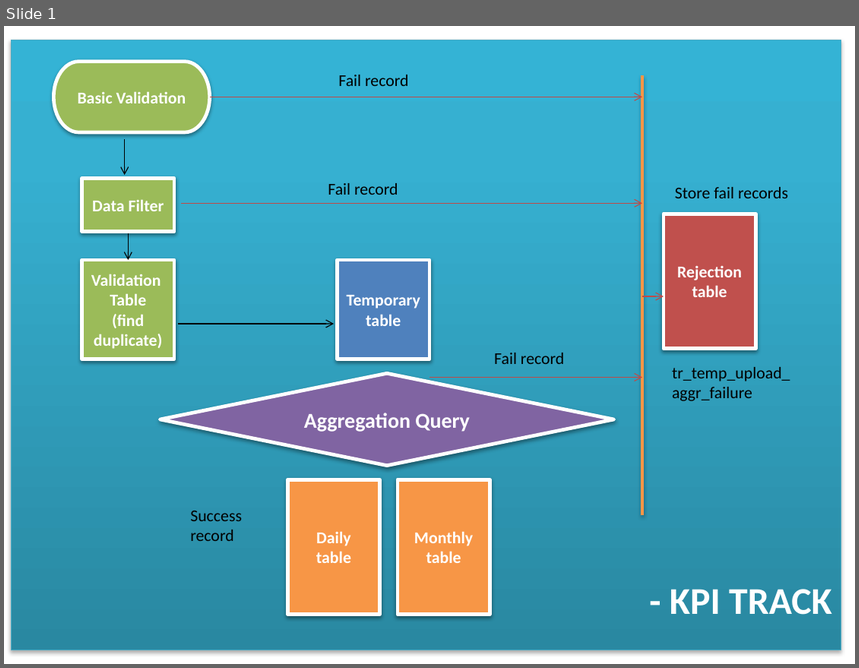
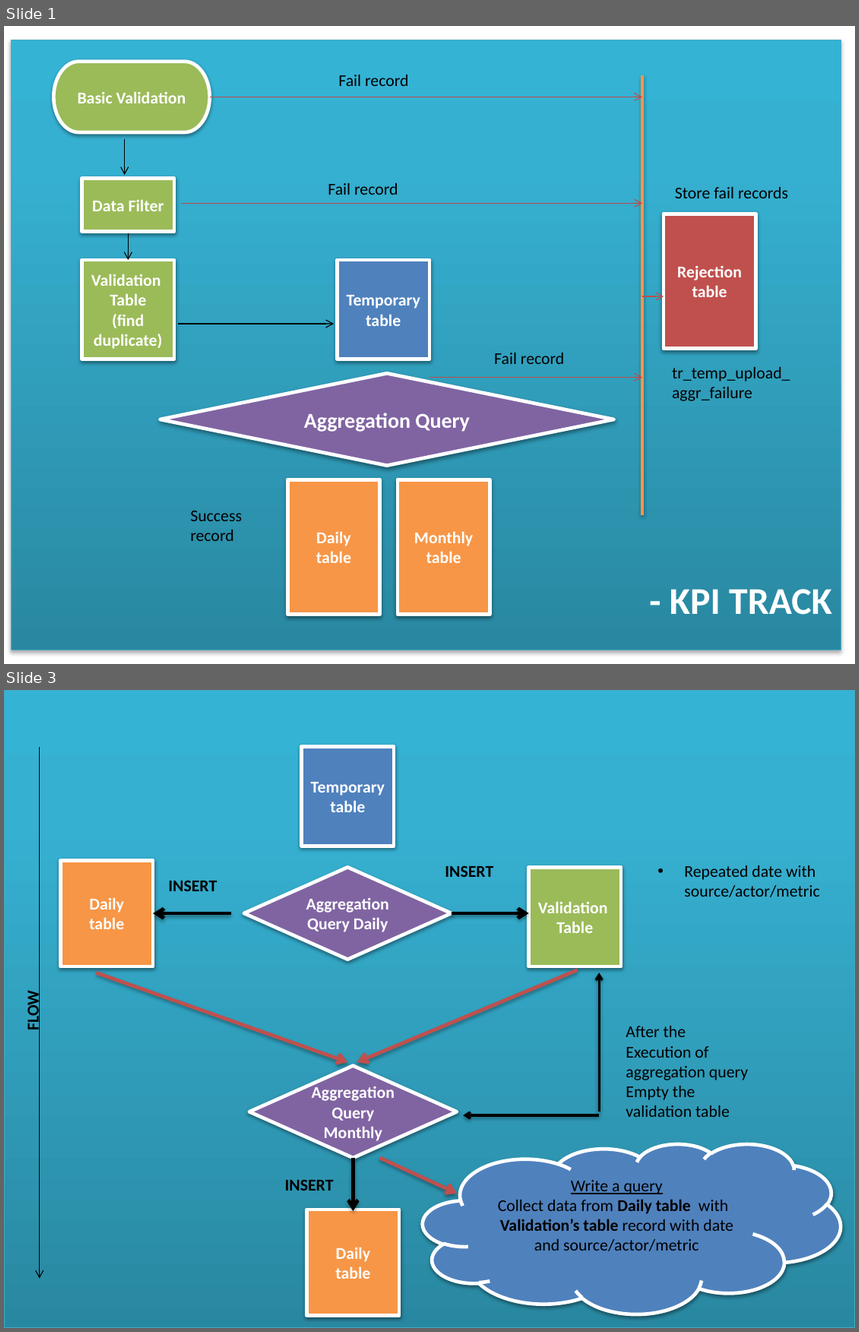
Before and after one commit to Vinayak-Mahadev/enh-work, a slide deck: interface_documents/sample_ppt/flow.pptx. Shown one above the other, each under a label of ours: slide 1 before the commit, slides 1 and 3 after it; the slides between them are not shown. The pictures are 859x668 and 859x1332 pixels, drawn with LibreOffice and Linux fonts; fonts in the diff are those of the drawing. Boxes give left, top, right and bottom in pixels: in the first picture for what was removed or moved away, otherwise in the second. Text is boxed around its words. In the diff, an @@ line names an element or a change of style, - is before the commit and + after.

```diff
--- a/interface_documents/sample_ppt/flow.pptx
+++ b/interface_documents/sample_ppt/flow.pptx
@@ slide 3 added at [4, 690, 855, 1328], background #FFFFFF @@
@@ rectangle added at [4, 690, 855, 1328], fill gradient #2A88A2 to #37B1D2 to #34B4D6, outline #46AAC5 0.75 pt @@
@@ arrow added from (40, 747) to (40, 1279), #000000 0.75 pt @@
@@ rectangle added at [302, 747, 394, 847], fill #4F81BD, outline #FFFFFF 3 pt, 14 pt, text #FFFFFF, bold @@
+Temporary
+table
@@ rectangle added at [61, 860, 153, 967], fill #F79646, outline #FFFFFF 3 pt, 14 pt, text #FFFFFF, bold @@
+Daily
+table
@@ diamond added at [244, 867, 452, 959], fill #8064A2, outline #FFFFFF 3 pt, 14 pt, text #FFFFFF, bold @@
+Aggregation Query Daily
@@ text added at [445, 866, 493, 877], 14 pt, text #000000, bold @@
+INSERT
@@ rectangle added at [529, 867, 621, 967], fill #9BBB59, outline #FFFFFF 3 pt, 14 pt, text #FFFFFF, bold @@
+Validation
+Table
@@ text added at [684, 866, 819, 897], 14 pt, text #000000 @@
+• Repeated date with source/actor/metric
@@ text added at [168, 880, 217, 891], 14 pt, text #000000, bold @@
+INSERT
@@ arrow added from (231, 914) to (153, 914), #000000 3 pt @@
@@ arrow added from (452, 913) to (529, 913), #000000 3 pt @@
@@ arrow added from (96, 973) to (348, 1063), #C0504D 3 pt @@
@@ arrow added from (578, 970) to (357, 1063), #C0504D 3 pt @@
@@ arrow added from (599, 1113) to (599, 973), #000000 2 pt @@
@@ text added at [23, 994, 44, 1030], 14 pt, text #000000, bold @@
+FLOW
@@ text added at [626, 1026, 748, 1117], 14 pt, text #000000 @@
+After the Execution of aggregation query
+Empty the validation table
@@ diamond added at [249, 1066, 457, 1158], fill #8064A2, outline #FFFFFF 3 pt, 14 pt, text #FFFFFF, bold @@
+Aggregation Query Monthly
@@ arrow added from (599, 1116) to (463, 1116), #000000 2 pt @@
@@ cloud added at [423, 1144, 841, 1314], fill #4F81BD, outline #FFFFFF 3 pt, 14 pt, text #000000 @@
+Write a query
+Collect data from Daily table with Validation’s table record with date and source/actor/metric
@@ arrow added from (353, 1158) to (353, 1211), #000000 3 pt @@
@@ arrow added from (380, 1158) to (457, 1194), #C0504D 3 pt @@
@@ text added at [285, 1179, 334, 1191], 14 pt, text #000000, bold @@
+INSERT
@@ rectangle added at [307, 1210, 399, 1316], fill #F79646, outline #FFFFFF 3 pt, 14 pt, text #FFFFFF, bold @@
+Daily
+table
```
Also in this commit, not shown: 1 other slide added, 32 other files.
